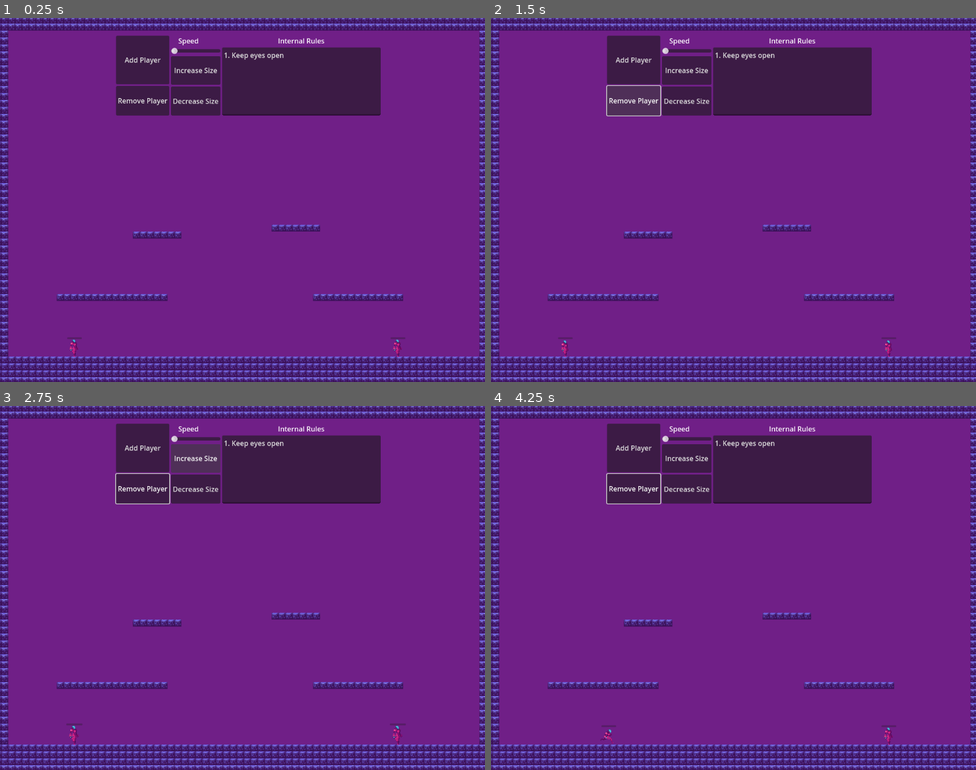
Above: before the commit, frames 1-4 (two rows, left to right).
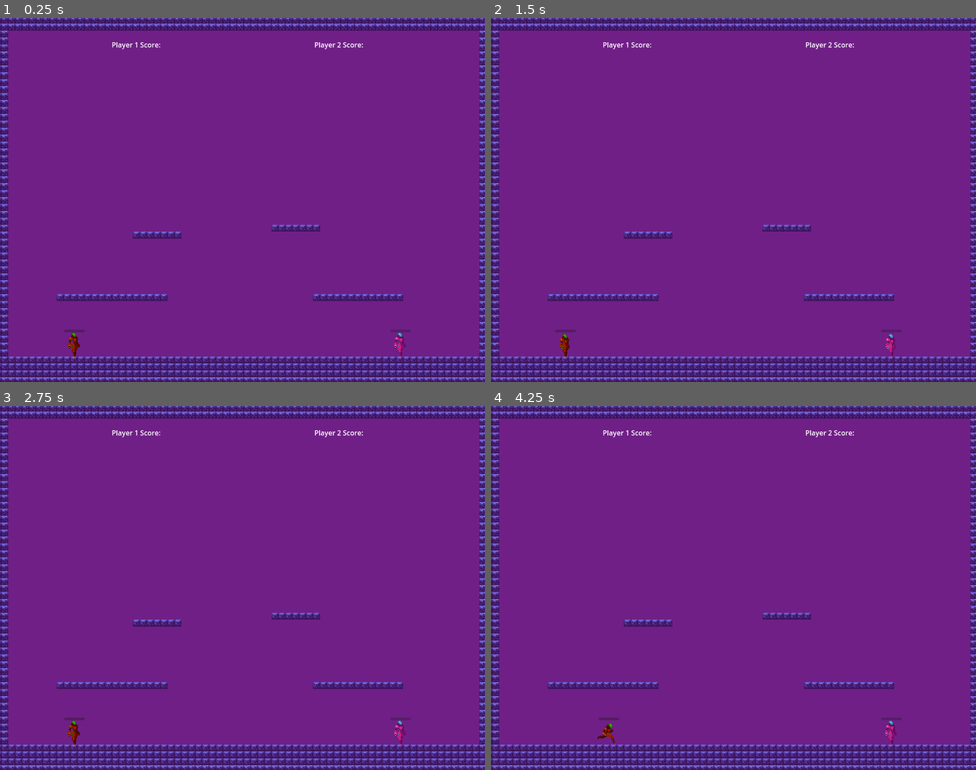
Above: after the commit, the same moments.

Repository: dorukbalci/Player-Discretion-is-Advised
Game: Godot game, scene res://Levels/01- Pre-drinks/predrink.tscn
Two runs of this game, one before a commit and one after it. Both use one fixed random seed, a clock stepped at 60 frames per second and the inputs below. The project has no main scene, so this scene is started directly.
Inputs (mouse positions are in pixels of both pictures, inside the frame that each line leads up to):
- Up to frame 1 (0.25 s): no input
- Up to frame 2 (1.5 s): click (631, 61) at 0.5 s, where only the run before the commit has a clickable "Add Player"; click (631, 101) at 1.25 s, where only the run before the commit has a clickable "Remove Player"
- Up to frame 3 (2.75 s): click (194, 456) at 2 s, where only the run before the commit has a clickable "Increase Size"
- Up to frame 4 (4.25 s): click (685, 489) at 2.75 s, where only the run before the commit has a clickable "Decrease Size"; tap Enter at 3.5 s; move the mouse to (840, 569) at 3.52 s; hold D from 3.53 s (still down); tap Backspace at 3.6 s; click (840, 569) at 3.67 s

The runs differ from the first frame. In frame 1, 11% of the frame differs, in the area x 13-85%, y 4-94%; in frame 2, 11%; in frame 3, 11%; in frame 4, 11%.

Commit message:
Starting to Get Messy
The structure of the Code and The Game is now starting to get messy. Which I feel is problematic for a project like this where I need flexibility. Furthermore Godot, with its node based structure, makes it more difficult to build through components. This way of making games constantly requires new connections between different parts. I think soon I might need to dedicate some time for solely refactoring, thinking about what the best way to do a thing could be.

Diff:
--- a/Components/Player/Player.gd
+++ b/Components/Player/Player.gd
@@ -1,6 +1,7 @@
 extends CharacterBody2D
 #Set Player
 @export var playerID = 0;
+var paused := false
 
 @export var bullet = preload("res://Components/Player/Bullet/bullet.tscn")
 @onready var muzzle : Marker2D = $Muzzle
@@ -37,16 +38,17 @@
 	muzzle_position = muzzle.position
 
 func _physics_process(delta: float) -> void:
-	player_falling(delta)
-	player_idle(delta)
-	player_run(delta)
-	player_jump(delta)
-	swap_muzzle_position()
-	#player_shoot(delta)
-	p_shoot(delta)
-	move_and_slide()
-	player_animations()
-	die(delta)
+	if not paused:
+		player_falling(delta)
+		player_idle(delta)
+		player_run(delta)
+		player_jump(delta)
+		swap_muzzle_position()
+		#player_shoot(delta)
+		p_shoot(delta)
+		move_and_slide()
+		player_animations()
+		die(delta)
 
 func player_falling(delta: float):
 	if not is_on_floor():
--- a/Components/Player/Player1.tscn
+++ b/Components/Player/Player1.tscn
@@ -252,10 +252,13 @@
 [sub_resource type="CapsuleShape2D" id="CapsuleShape2D_ntqhn"]
 
 [node name="Player" type="CharacterBody2D" groups=["Player", "Player1"]]
+modulate = Color(0.733333, 0.886275, 0, 1)
+scale = Vector2(1.4, 1.4)
 collision_layer = 2
 collision_mask = 3
 script = ExtResource("1_kxsxc")
 p_bullet_scene = ExtResource("2_e4703")
+jumpForce = 600
 
 [node name="AnimatedSprite2D" type="AnimatedSprite2D" parent="."]
 position = Vector2(0, -24)
--- a/Components/Player/Player2.tscn
+++ b/Components/Player/Player2.tscn
@@ -251,12 +251,15 @@
 
 [sub_resource type="CapsuleShape2D" id="CapsuleShape2D_ntqhn"]
 
-[node name="Player" type="CharacterBody2D" groups=["Player", "Player2"]]
+[node name="Player2" type="CharacterBody2D" groups=["Player", "Player2"]]
+position = Vector2(172, 762)
+scale = Vector2(1.4, 1.4)
 collision_layer = 2
 collision_mask = 3
-script = ExtResource("1_tmt8h")
+script = ExtResource("1_aksus")
 playerID = 1
-p_bullet_scene = ExtResource("2_csowr")
+p_bullet_scene = ExtResource("2_xsxvo")
+jumpForce = 600
 
 [node name="AnimatedSprite2D" type="AnimatedSprite2D" parent="."]
 position = Vector2(0, -24)
--- a/Levels/01- Pre-drinks/PredrinkManager.gd
+++ b/Levels/01- Pre-drinks/PredrinkManager.gd
@@ -2,39 +2,64 @@
 
 @export var player1Prefab: PackedScene
 @export var player2Prefab: PackedScene
-@onready var ogPlayer1 := $Player1
-@onready var ogPlayer2 := $Player2
+@onready var ogPlayer1 := $Players/Player1
+@onready var ogPlayer2 := $Players/Player2
+
+var paused = false
+func _ready() -> void:
+	process_mode = ProcessMode.PROCESS_MODE_ALWAYS
 
 
+func _process(delta: float) -> void:
+	toggle_pause(delta)
 
+
+func toggle_pause(delta : float):
+	if Input.is_action_just_pressed('pause'):
+		paused = !paused
+		$"Canvas Layer/Rule Panel".visible = !$"Canvas Layer/Rule Panel".visible
+		$"Canvas Layer/Pause Text".visible =  !$"Canvas Layer/Pause Text".visible
+	var players = get_tree().get_nodes_in_group('Player')
+	for player in players:
+		player.paused = paused
+
+#ADD PLAYER
 func _on_add_self_pressed() -> void:
 	var newPlayer1 = player1Prefab.instantiate()
 	newPlayer1.position = ogPlayer1.position
 	add_child(newPlayer1)
+
 	var newPlayer2 = player2Prefab.instantiate()
 	newPlayer2.position = ogPlayer2.position
 	add_child(newPlayer2)
 
+#INCREASE SIZE
 func _on_increase_size_pressed() -> void:
 	var players = get_tree().get_nodes_in_group('Player')
 	for player in players:
 		player.scale += Vector2(0.1,0.1)
 
+#DECREASE SIZE
 func _on_decrease_size_pressed() -> void:
 	var players = get_tree().get_nodes_in_group('Player')
 	for player in players:
 		player.scale -= Vector2(0.1,0.1)
 
-
+#CHANGE SPEED
 func _on_h_slider_value_changed(value: float) -> void:
 	var players = get_tree().get_nodes_in_group('Player')
 	for player in players:
 		player.max_hspeed = int(value)
 
-
+#REMOVE PLAYER
 func _on_remove_player_pressed() -> void:
 	var player1s = get_tree().get_nodes_in_group('Player1')
 	var player2s = get_tree().get_nodes_in_group('Player2')
-	if len(player1s) >2:
+	if len(player1s) >1:
 		player1s[-1].queue_free()
 		player2s[-1].queue_free()
+
+
+func _on_start_pressed() -> void:
+	if Input.is_action_just_pressed('pause'):
+		$Players.get_tree().paused = false
--- a/Levels/01- Pre-drinks/predrink.tscn
+++ b/Levels/01- Pre-drinks/predrink.tscn
@@ -3,12 +3,127 @@
 [ext_resource type="Script" path="res://Levels/01- Pre-drinks/PredrinkManager.gd" id="1_cm2fu"]
 [ext_resource type="PackedScene" uid="uid://brb7q32ain8xn" path="res://Components/Tilemap/tile_map.tscn" id="1_jej03"]
 [ext_resource type="PackedScene" uid="uid://buu2hemimtnb4" path="res://Components/Player/Player1.tscn" id="2_j7h5w"]
-[ext_resource type="PackedScene" uid="uid://q0mdq72txh01" path="res://Components/Player/Player2.tscn" id="3_hmk22"]
+[ext_resource type="PackedScene" uid="uid://drcjdrtvame80" path="res://Components/Player/Player2.tscn" id="10_vhkja"]
 
 [node name="Main Level" type="Node2D"]
 script = ExtResource("1_cm2fu")
 player1Prefab = ExtResource("2_j7h5w")
-player2Prefab = ExtResource("3_hmk22")
+player2Prefab = ExtResource("10_vhkja")
+
+[node name="Canvas Layer" type="CanvasLayer" parent="."]
+
+[node name="Scores" type="HBoxContainer" parent="Canvas Layer"]
+offset_left = 258.0
+offset_top = 33.0
+offset_right = 839.0
+offset_bottom = 90.0
+
+[node name="Player1" type="Label" parent="Canvas Layer/Scores"]
+layout_mode = 2
+size_flags_horizontal = 0
+text = "Player 1 Score:"
+
+[node name="Player2" type="Label" parent="Canvas Layer/Scores"]
+layout_mode = 2
+size_flags_horizontal = 10
+text = "Player 2 Score:"
+
+[node name="Rule Panel" type="PanelContainer" parent="Canvas Layer"]
+visible = false
+offset_left = 258.0
+offset_top = 91.0
+offset_right = 839.0
+offset_bottom = 421.0
+mouse_filter = 1
+
+[node name="GridContainer" type="GridContainer" parent="Canvas Layer/Rule Panel"]
+layout_mode = 2
+size_flags_horizontal = 3
+size_flags_vertical = 3
+size_flags_stretch_ratio = 2.31
+columns = 3
+
+[node name="VBoxContainer2" type="VBoxContainer" parent="Canvas Layer/Rule Panel/GridContainer"]
+layout_mode = 2
+
+[node name="Start" type="Button" parent="Canvas Layer/Rule Panel/GridContainer/VBoxContainer2"]
+layout_mode = 2
+size_flags_vertical = 3
+text = "Start Round"
+
+[node name="Reset Rules" type="Button" parent="Canvas Layer/Rule Panel/GridContainer/VBoxContainer2"]
+layout_mode = 2
+size_flags_vertical = 3
+text = "Reset Rules
+"
+
+[node name="Add Self" type="Button" parent="Canvas Layer/Rule Panel/GridContainer/VBoxContainer2"]
+layout_mode = 2
+size_flags_horizontal = 3
+size_flags_vertical = 3
+size_flags_stretch_ratio = 1.66
+focus_mode = 0
+text = "Add Player"
+
+[node name="Remove Player" type="Button" parent="Canvas Layer/Rule Panel/GridContainer/VBoxContainer2"]
+layout_mode = 2
+size_flags_vertical = 3
+text = "Remove Player"
+
+[node name="VBoxContainer" type="VBoxContainer" parent="Canvas Layer/Rule Panel/GridContainer"]
+layout_mode = 2
+size_flags_horizontal = 4
+size_flags_vertical = 3
+
+[node name="Speed" type="Label" parent="Canvas Layer/Rule Panel/GridContainer/VBoxContainer"]
+layout_mode = 2
+size_flags_horizontal = 0
+text = "    Speed    "
+horizontal_alignment = 1
+
+[node name="HSlider" type="HSlider" parent="Canvas Layer/Rule Panel/GridContainer/VBoxContainer"]
+layout_mode = 2
+
+[node name="Increase Size" type="Button" parent="Canvas Layer/Rule Panel/GridContainer/VBoxContainer"]
+layout_mode = 2
+size_flags_horizontal = 3
+size_flags_vertical = 3
+size_flags_stretch_ratio = 1.66
+focus_mode = 0
+text = "Increase Size"
+
+[node name="Decrease Size" type="Button" parent="Canvas Layer/Rule Panel/GridContainer/VBoxContainer"]
+layout_mode = 2
+size_flags_horizontal = 3
+size_flags_vertical = 3
+size_flags_stretch_ratio = 1.66
+focus_mode = 0
+text = "Decrease Size"
+
+[node name="VBoxContainer3" type="VBoxContainer" parent="Canvas Layer/Rule Panel/GridContainer"]
+layout_mode = 2
+size_flags_horizontal = 3
+size_flags_vertical = 3
+
+[node name="Label" type="Label" parent="Canvas Layer/Rule Panel/GridContainer/VBoxContainer3"]
+layout_mode = 2
+text = "Internal Rules"
+horizontal_alignment = 1
+
+[node name="TextEdit" type="TextEdit" parent="Canvas Layer/Rule Panel/GridContainer/VBoxContainer3"]
+layout_mode = 2
+size_flags_horizontal = 3
+size_flags_vertical = 3
+text = "1. Keep eyes open"
+
+[node name="Pause Text" type="Label" parent="Canvas Layer"]
+visible = false
+offset_left = 477.0
+offset_top = 458.0
+offset_right = 593.0
+offset_bottom = 500.0
+theme_override_font_sizes/font_size = 30
+text = "PAUSED"
 
 [node name="Camera2D" type="Camera2D" parent="."]
 position = Vector2(560, 420)
@@ -17,98 +132,22 @@
 position = Vector2(-333, -291)
 layer_0/tile_data = PackedInt32Array(4390933, 917505, 7, 4390934, 917505, 7, 4390935, 917505, 7, 4390936, 917505, 7, 43 …(13177 unchanged characters)…
 
-[node name="Player1" parent="." instance=ExtResource("2_j7h5w")]
+[node name="Players" type="Node2D" parent="."]
+
+[node name="Player1" parent="Players" instance=ExtResource("2_j7h5w")]
 position = Vector2(172, 762)
 
-[node name="Player2" parent="." instance=ExtResource("2_j7h5w")]
-position = Vector2(919, 767)
-playerID = 1
-
-[node name="CanvasLayer" type="CanvasLayer" parent="."]
-
-[node name="GridContainer" type="GridContainer" parent="CanvasLayer"]
-anchors_preset = 5
-anchor_left = 0.5
-anchor_right = 0.5
-offset_left = -292.0
-offset_top = 41.0
-offset_right = 319.0
-offset_bottom = 225.0
-grow_horizontal = 2
-size_flags_horizontal = 6
-size_flags_vertical = 3
-size_flags_stretch_ratio = 2.31
-columns = 3
-
-[node name="VBoxContainer2" type="VBoxContainer" parent="CanvasLayer/GridContainer"]
-layout_mode = 2
-
-[node name="Add Self" type="Button" parent="CanvasLayer/GridContainer/VBoxContainer2"]
-layout_mode = 2
-size_flags_horizontal = 3
-size_flags_vertical = 3
-size_flags_stretch_ratio = 1.66
-focus_mode = 0
-text = "Add Player"
-
-[node name="Remove Player" type="Button" parent="CanvasLayer/GridContainer/VBoxContainer2"]
-layout_mode = 2
-size_flags_vertical = 3
-text = "Remove Player"
-
-[node name="VBoxContainer" type="VBoxContainer" parent="CanvasLayer/GridContainer"]
-layout_mode = 2
-size_flags_horizontal = 4
-size_flags_vertical = 3
-
-[node name="Speed" type="Label" parent="CanvasLayer/GridContainer/VBoxContainer"]
-layout_mode = 2
-size_flags_horizontal = 0
-text = "    Speed    "
-horizontal_alignment = 1
-
-[node name="HSlider" type="HSlider" parent="CanvasLayer/GridContainer/VBoxContainer"]
-layout_mode = 2
-
-[node name="Increase Size" type="Button" parent="CanvasLayer/GridContainer/VBoxContainer"]
-layout_mode = 2
-size_flags_horizontal = 3
-size_flags_vertical = 3
-size_flags_stretch_ratio = 1.66
-focus_mode = 0
-text = "Increase Size"
-
-[node name="Decrease Size" type="Button" parent="CanvasLayer/GridContainer/VBoxContainer"]
-layout_mode = 2
-size_flags_horizontal = 3
-size_flags_vertical = 3
-size_flags_stretch_ratio = 1.66
-focus_mode = 0
-text = "Decrease Size"
-
-[node name="VBoxContainer3" type="VBoxContainer" parent="CanvasLayer/GridContainer"]
-layout_mode = 2
-size_flags_horizontal = 3
-size_flags_vertical = 3
-
-[node name="Label" type="Label" parent="CanvasLayer/GridContainer/VBoxContainer3"]
-layout_mode = 2
-text = "Internal Rules"
-horizontal_alignment = 1
-
-[node name="TextEdit" type="TextEdit" parent="CanvasLayer/GridContainer/VBoxContainer3"]
-layout_mode = 2
-size_flags_horizontal = 3
-size_flags_vertical = 3
-text = "1. Keep eyes open"
+[node name="Player2" parent="Players" instance=ExtResource("10_vhkja")]
+position = Vector2(925, 756)
 
 [node name="Timer" type="Timer" parent="."]
 wait_time = 2.0
 autostart = true
 
-[connection signal="pressed" from="CanvasLayer/GridContainer/VBoxContainer2/Add Self" to="." method="_on_add_self_pressed"]
-[connection signal="pressed" from="CanvasLayer/GridContainer/VBoxContainer2/Remove Player" to="." method="_on_remove_player_pressed"]
-[connection signal="value_changed" from="CanvasLayer/GridContainer/VBoxContainer/HSlider" to="." method="_on_h_slider_value_changed"]
-[connection signal="pressed" from="CanvasLayer/GridContainer/VBoxContainer/Increase Size" to="." method="_on_increase_size_pressed"]
-[connection signal="pressed" from="CanvasLayer/GridContainer/VBoxContainer/Decrease Size" to="." method="_on_decrease_size_pressed"]
+[connection signal="pressed" from="Canvas Layer/Rule Panel/GridContainer/VBoxContainer2/Start" to="." method="_on_start_pressed"]
+[connection signal="pressed" from="Canvas Layer/Rule Panel/GridContainer/VBoxContainer2/Add Self" to="." method="_on_add_self_pressed"]
+[connection signal="pressed" from="Canvas Layer/Rule Panel/GridContainer/VBoxContainer2/Remove Player" to="." method="_on_remove_player_pressed"]
+[connection signal="value_changed" from="Canvas Layer/Rule Panel/GridContainer/VBoxContainer/HSlider" to="." method="_on_h_slider_value_changed"]
+[connection signal="pressed" from="Canvas Layer/Rule Panel/GridContainer/VBoxContainer/Increase Size" to="." method="_on_increase_size_pressed"]
+[connection signal="pressed" from="Canvas Layer/Rule Panel/GridContainer/VBoxContainer/Decrease Size" to="." method="_on_decrease_size_pressed"]
 [connection signal="timeout" from="Timer" to="." method="_on_timer_timeout"]
--- a/project.godot
+++ b/project.godot
@@ -82,6 +82,11 @@
 "events": [Object(InputEventKey,"resource_local_to_scene":false,"resource_name":"","device":-1,"window_id":0,"alt_press …(195 unchanged characters)…
 ]
 }
+pause={
+"deadzone": 0.5,
+"events": [Object(InputEventKey,"resource_local_to_scene":false,"resource_name":"","device":-1,"window_id":0,"alt_pressed":false,"shift_pressed":false,"ctrl_pressed":false,"meta_pressed":false,"pressed":false,"keycode":0,"physical_keycode":4194305,"key_label":0,"unicode":0,"location":0,"echo":false,"script":null)
+]
+}
 
 [layer_names]
 
Not shown: 1 places in Components/Player/Player2.tscn that only renumber resources
Not shown, changed: kanban_tasks_data.kanban
